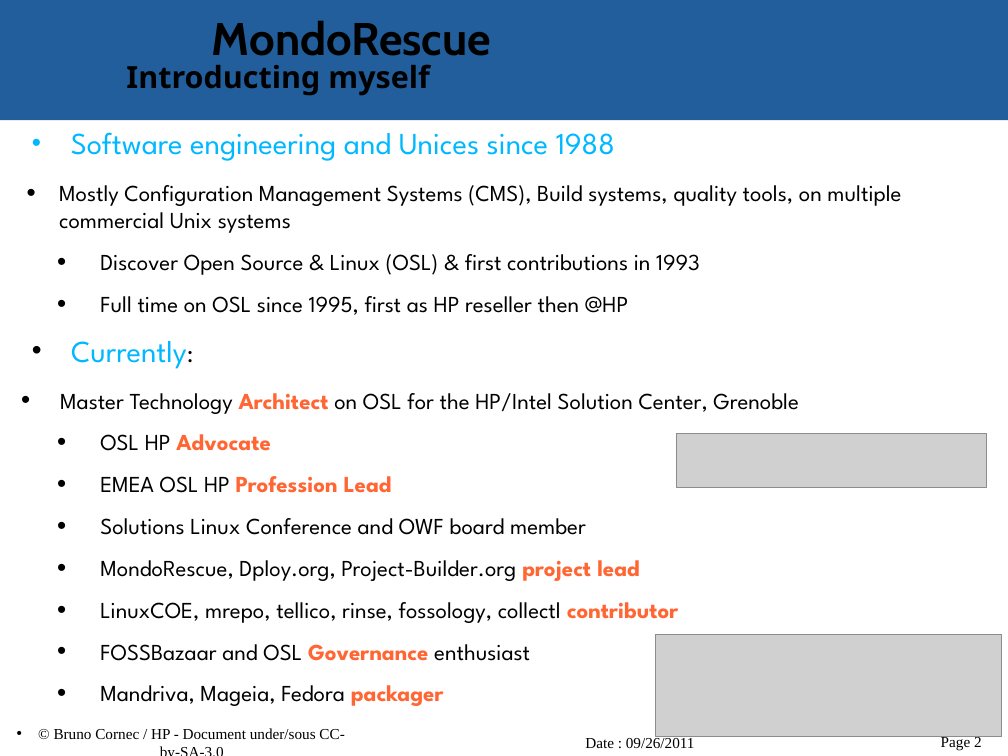
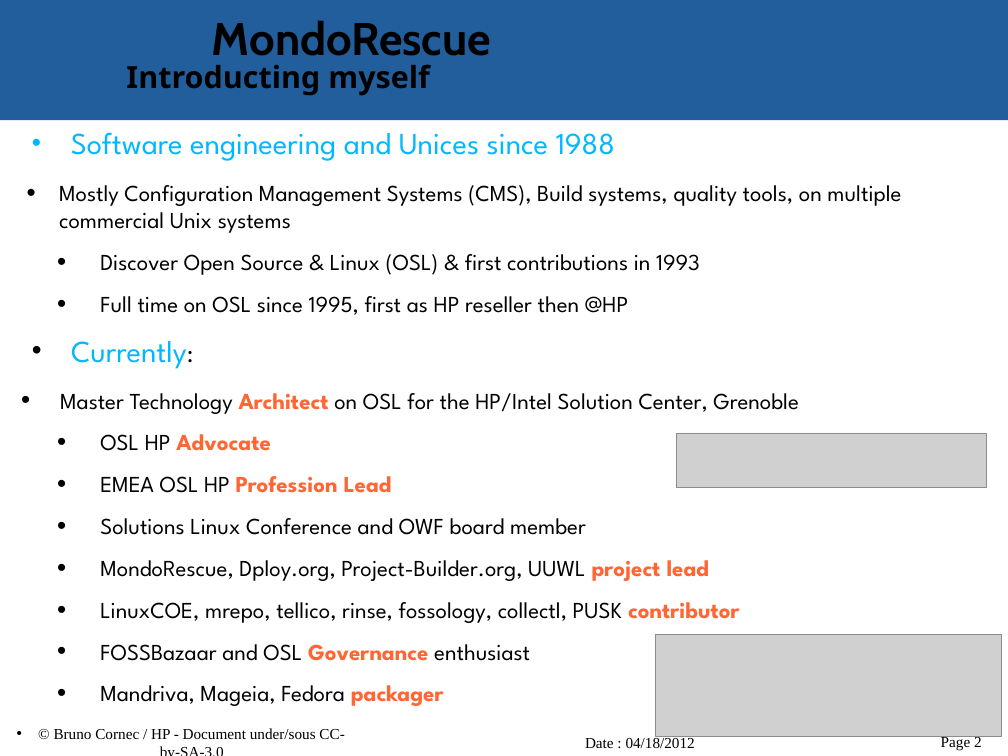
Before and after one commit to vir/mondo-rescue, a slide deck: slide 2 of mondo-doc/mondo-presentation.odp. Drawn at 1008x756 pixels with LibreOffice and Linux fonts; fonts in the diff are those of the drawing; grey boxes stand for pictures; background and template pictures are left out. Boxes give left, top, right and bottom in pixels: in the first picture for what was removed or moved away, otherwise in the second. Text is boxed around its words. In the diff, an @@ line names an element or a change of style, - is before the commit and + after.

Commit message:
r4671@localhost:  bruno | 2012-04-18 00:31:09 +0200  - Fix #517 by adding a slide on mondorescue installation in the std presentation + some minor improvements

```diff
--- a/mondo-doc/mondo-presentation.odp
+++ b/mondo-doc/mondo-presentation.odp
@@ text at [100, 560, 739, 623]: text changed @@
-  • MondoRescue, Dploy.org, Project-Builder.org project lead
-  • LinuxCOE, mrepo, tellico, rinse, fossology, collectl contributor
+  • MondoRescue, Dploy.org, Project-Builder.org, UUWL project lead
+  • LinuxCOE, mrepo, tellico, rinse, fossology, collectl, PUSK contributor
@@ text at [585, 736, 695, 748]: text changed @@
-Date : 09/26/2011
+Date : 04/18/2012
```
Also in this commit, not shown: 25 other slides changed, 1 slide added.
